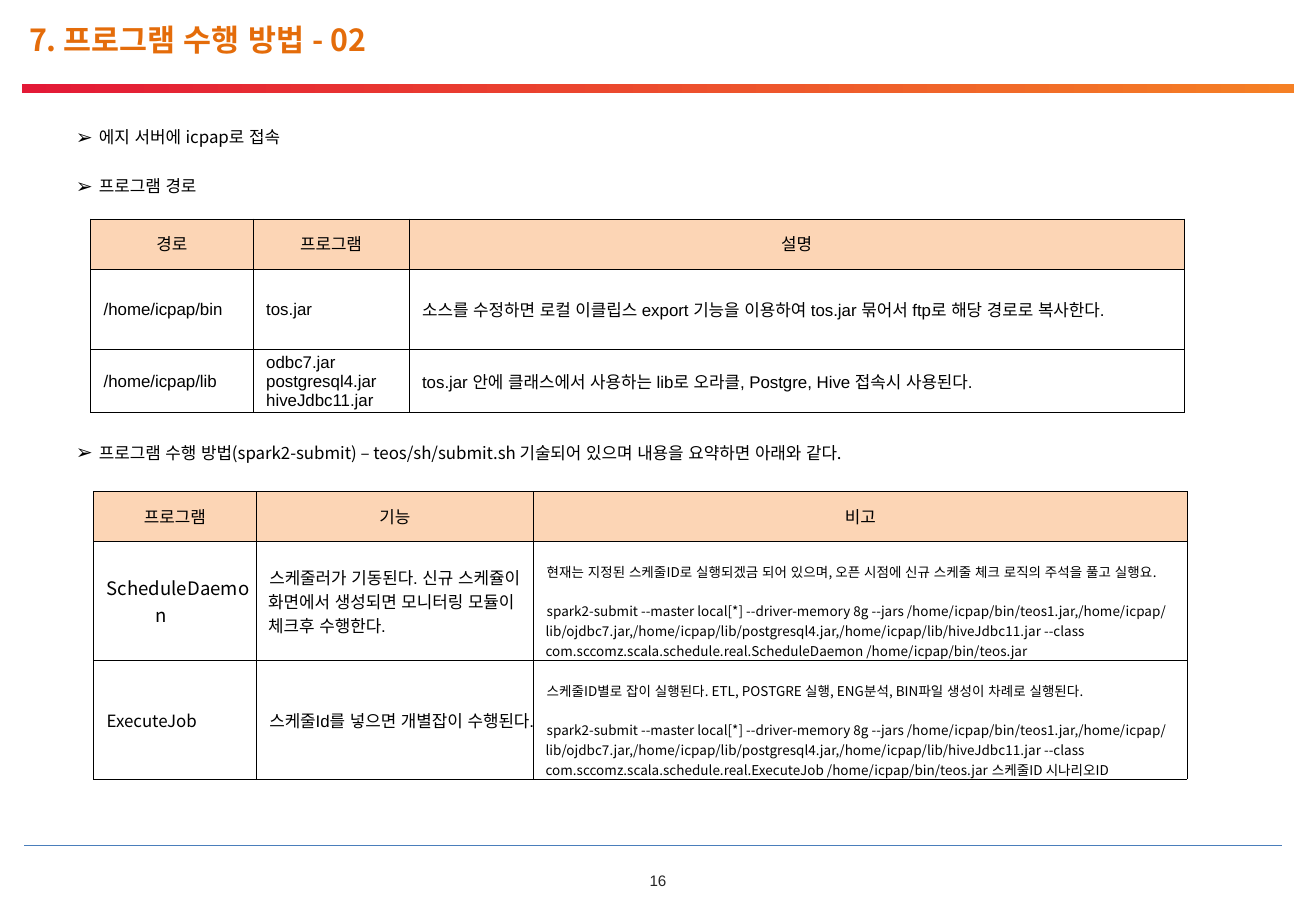
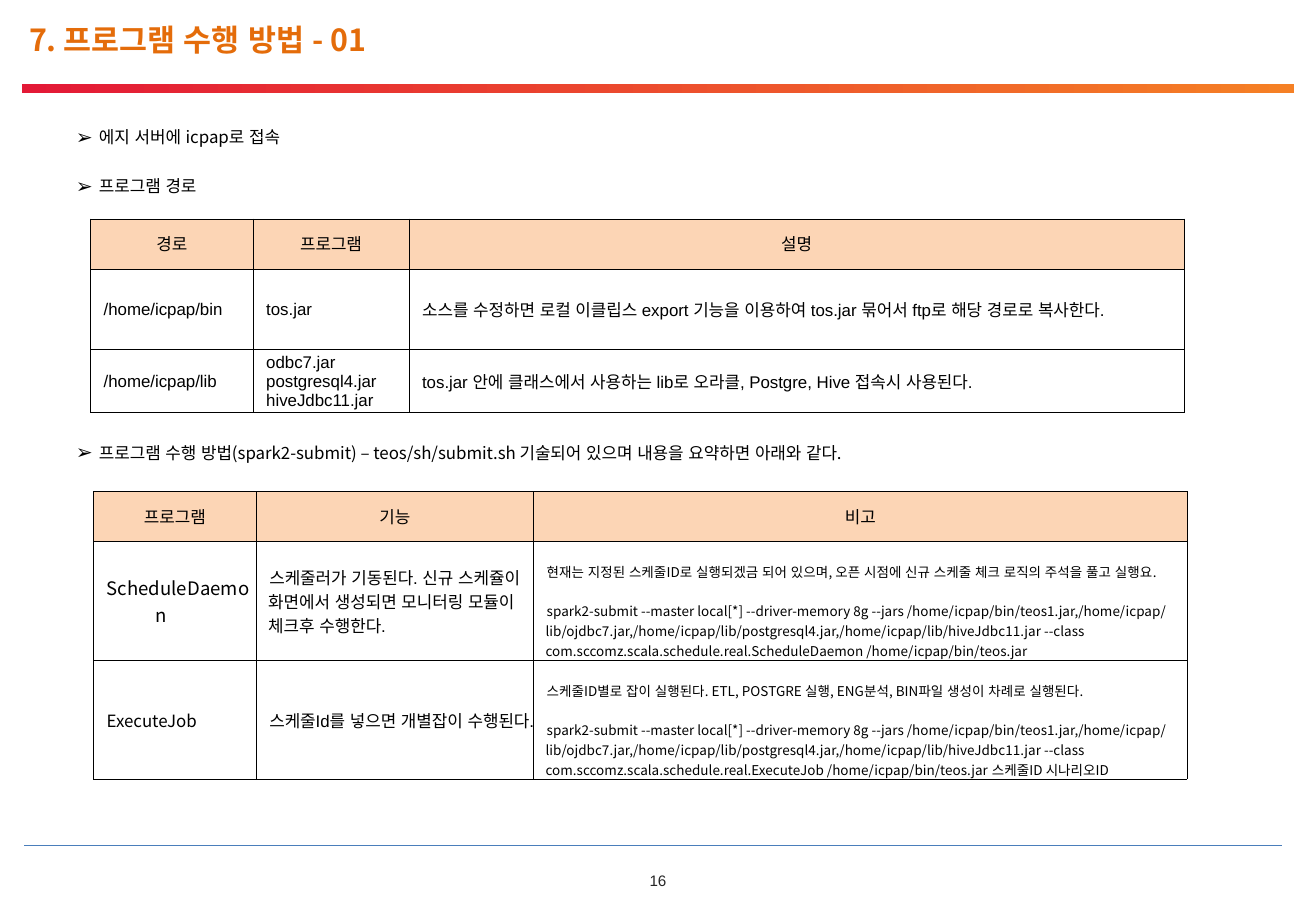
Before and after one commit to pmosoft/spark_scala, a slide deck: slide 17 of eos/06.산출물/TEOSPI-Spark 스케줄러 운영자 매뉴얼.pptx. Drawn at 1316x911 pixels with LibreOffice and Linux fonts; fonts in the diff are those of the drawing; background and template pictures are left out. Boxes give left, top, right and bottom in pixels: in the first picture for what was removed or moved away, otherwise in the second. Text is boxed around its words. In the diff, an @@ line names an element or a change of style, - is before the commit and + after.

```diff
--- a/eos/06.산출물/TEOSPI-Spark 스케줄러 운영자 매뉴얼.pptx
+++ b/eos/06.산출물/TEOSPI-Spark 스케줄러 운영자 매뉴얼.pptx
@@ text at bbox=[29, 25, 367, 54]: text changed @@
-7. 프로그램 수행 방법 - 02
+7. 프로그램 수행 방법 - 01
```
Also in this commit, not shown: 1 other slide changed.
